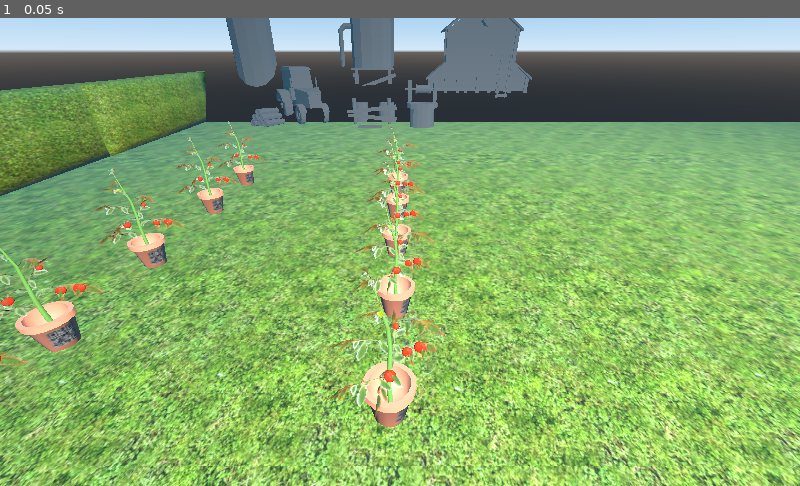
Above: before the commit, frame 1.
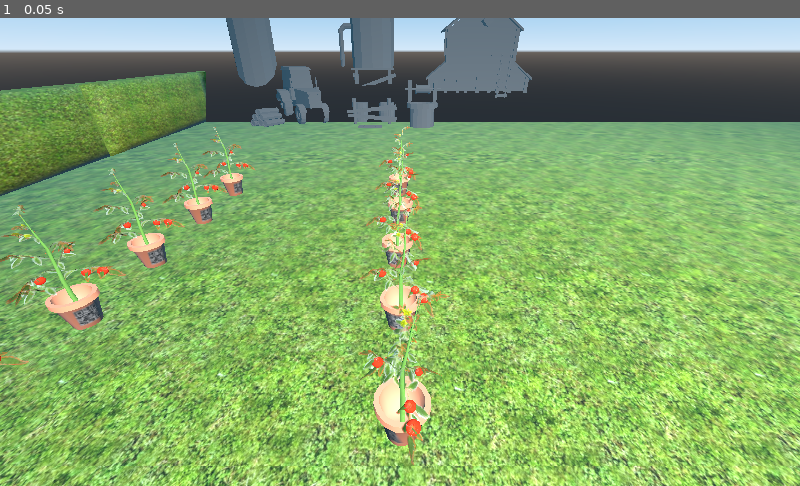
Above: after the commit, the same moment.

Repository: DIT113-V22/group-14
Game: Godot game, scene res://src/environments/plant_garden/main_plant_garden.tscn
The game is run twice, just before and just after one commit, with the same random seed, the same clock (stepped at 60 frames per second) and the same inputs.
Inputs:
- Up to frame 1 (0.05 s): no input

The runs differ from the first frame. In frame 1, 5.9% of the frame differs, in the area x 0-57%, y 22-96%.

Commit message:
plant rotation
updated the plants rotations so that they all face the same direction

Diff:
--- a/GODOT/smcegd_mod_example/src/environments/plant_garden/main_plant_garden.tscn
+++ b/GODOT/smcegd_mod_example/src/environments/plant_garden/main_plant_garden.tscn
@@ -145,31 +145,31 @@
 transform = Transform( 1, 0, -1.11022e-16, 0, 1, 0, -3.63798e-12, 0, 1, 0, 0, 0 )
 
 [node name="1305167209-plant" parent="." instance=ExtResource( 10 )]
-transform = Transform( 0.503307, 0, 0.864108, 0, 1, 0, -0.864108, 0, 0.503307, 3.05268, -0.52163, -2.52835 )
+transform = Transform( 0.522409, 0, -0.852695, 0, 1, 0, 0.852695, 0, 0.522409, -1.24075, -0.52163, 2.33613 )
 
 [node name="1846973667-plant" parent="." instance=ExtResource( 9 )]
-transform = Transform( 0.503307, 0, 0.864108, 0, 1, 0, -0.864108, 0, 0.503307, 3.30132, -0.52163, -38.2528 )
+transform = Transform( 0.898664, 0, -0.438638, 0, 1, 0, 0.438638, 0, 0.898664, 0.725254, -0.509597, -5.92835 )
 
 [node name="2178073862-plant" parent="." instance=ExtResource( 14 )]
-transform = Transform( 0.503307, 0, 0.864108, 0, 1, 0, -0.864108, 0, 0.503307, 3.30132, -0.52163, -11.4962 )
+transform = Transform( 0.898664, 0, -0.438638, 0, 1, 0, 0.438638, 0, 0.898664, 0.438149, -0.52163, -14.6596 )
 
 [node name="2889314329-plant" parent="." instance=ExtResource( 8 )]
-transform = Transform( 0.503307, 0, 0.864108, 0, 1, 0, -0.864108, 0, 0.503307, 3.30132, -0.52163, -29.7027 )
+transform = Transform( 0.898664, 0, -0.438638, 0, 1, 0, 0.438638, 0, 0.898664, 0.705423, -0.52163, -24.2179 )
 
 [node name="4770449838-plant" parent="." instance=ExtResource( 13 )]
-transform = Transform( 0.503307, 0, 0.864108, 0, 1, 0, -0.864108, 0, 0.503307, 3.30132, -0.52163, -20.6991 )
+transform = Transform( 0.898664, 0, -0.438638, 0, 1, 0, 0.438638, 0, 0.898664, 0.626121, -0.52163, -33.619 )
 
 [node name="5246850704-plant" parent="." instance=ExtResource( 6 )]
 transform = Transform( 0.503307, 0, 0.864108, 0, 1, 0, -0.864108, 0, 0.503307, -20.7697, -0.52163, -18.6468 )
 
 [node name="5314589770-plant" parent="." instance=ExtResource( 12 )]
-transform = Transform( 0.503307, 0, 0.864108, 0, 1, 0, -0.864108, 0, 0.503307, -20.7697, -0.52163, -31.3272 )
+transform = Transform( 0.503307, 0, 0.864108, 0, 1, 0, -0.864108, 0, 0.503307, -20.7697, -0.52163, -28.2961 )
 
 [node name="5482574117-plant" parent="." instance=ExtResource( 7 )]
-transform = Transform( 0.503307, 0, 0.864108, 0, 1, 0, -0.864108, 0, 0.503307, -20.7697, -0.52163, -42.0028 )
+transform = Transform( 0.503307, 0, 0.864108, 0, 1, 0, -0.864108, 0, 0.503307, -20.7697, -0.52163, -37.6422 )
 
 [node name="7522007913-plant" parent="." instance=ExtResource( 11 )]
-transform = Transform( 0.503307, 0, 0.864108, 0, 1, 0, -0.864108, 0, 0.503307, -20.7697, -0.52163, -8.04553 )
+transform = Transform( 0.503307, 0, 0.864108, 0, 1, 0, -0.864108, 0, 0.503307, -20.7697, -0.52163, -10.2258 )
 
 [node name="9431245846-plant" parent="." instance=ExtResource( 1 )]
 transform = Transform( 0.503307, 0, 0.864108, 0, 1, 0, -0.864108, 0, 0.503307, -20.2206, -0.52163, -1.59352 )
Not shown, changed: android/SmartcarMqttController/app/src/main/res/layout/activity_status_screen.xml
Not shown, added: android/local.properties
Not shown, added: app/local.properties
Not shown, added: local.properties
